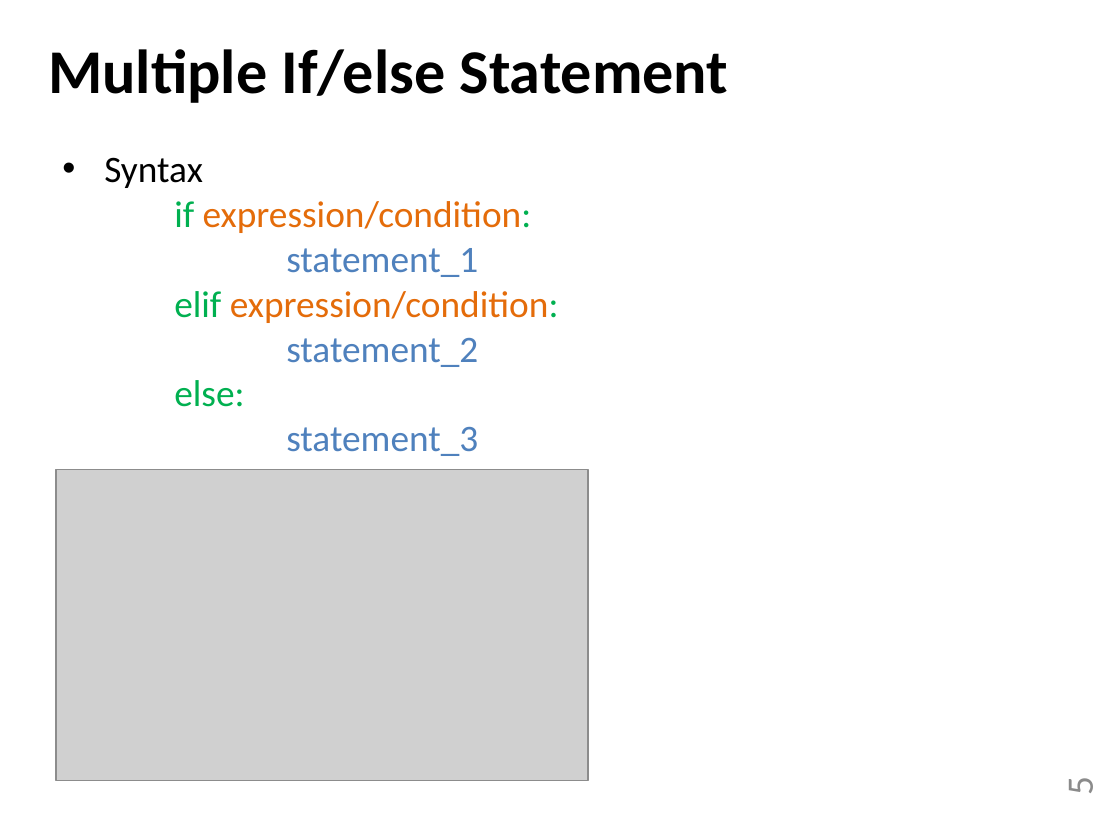
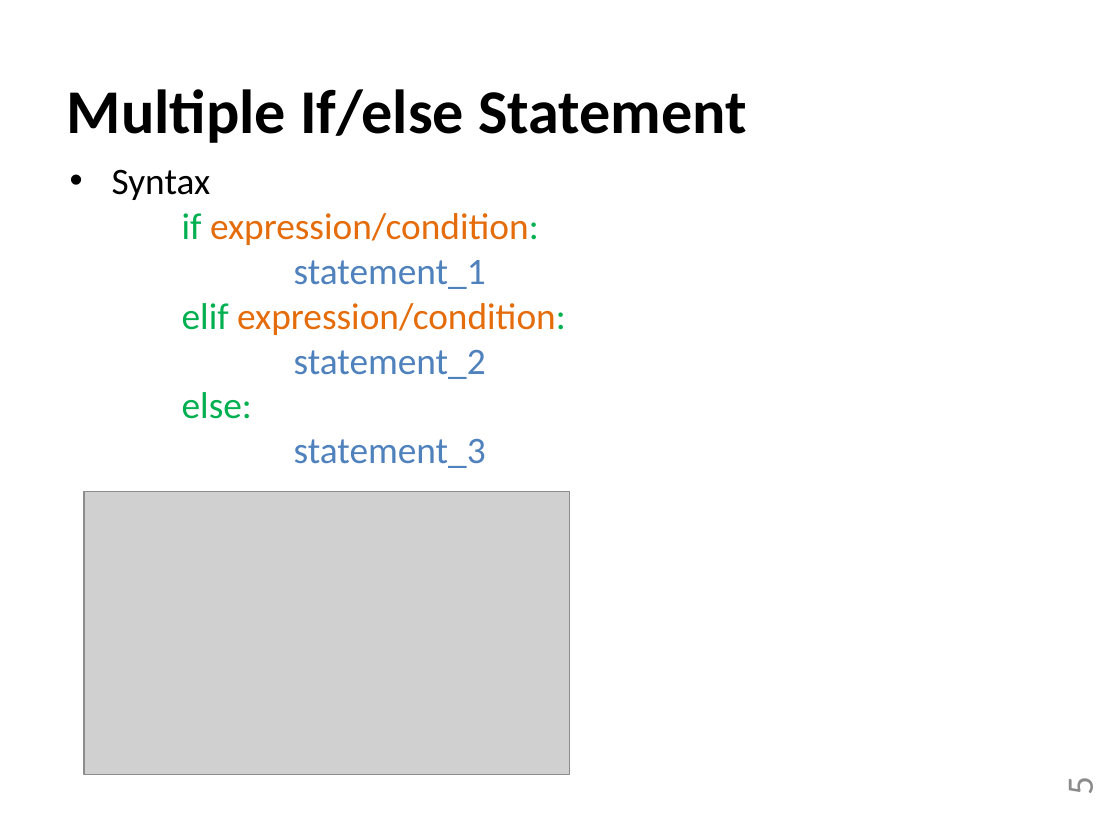
Before and after one commit to TheZerOne/PythonBeginnersCourse, a slide deck: slide 5 of Python basics/03-Python - Control flow.pptx. Drawn at 1120x840 pixels with LibreOffice and Linux fonts; fonts in the diff are those of the drawing; grey boxes stand for pictures. Boxes give left, top, right and bottom in pixels: in the first picture for what was removed or moved away, otherwise in the second. Text is boxed around its words. In the diff, an @@ line names an element or a change of style, - is before the commit and + after.

```diff
--- a/Python basics/03-Python - Control flow.pptx
+++ b/Python basics/03-Python - Control flow.pptx
@@ text "Multiple If/else Statement": place and size @@
-text "Multiple If/else Statement" at (48, 49, 729, 103)
+text "Multiple If/else Statement" at (67, 89, 747, 143)
@@ text "Syntax": place and size @@
-text "Syntax" at (104, 157, 559, 456)
+text "Syntax" at (112, 169, 566, 468)
@@ picture: place and size @@
-picture at (56, 469, 588, 780)
+picture at (84, 492, 569, 775)
```
Also in this commit, not shown: 3 other slides changed, 14 other files.
